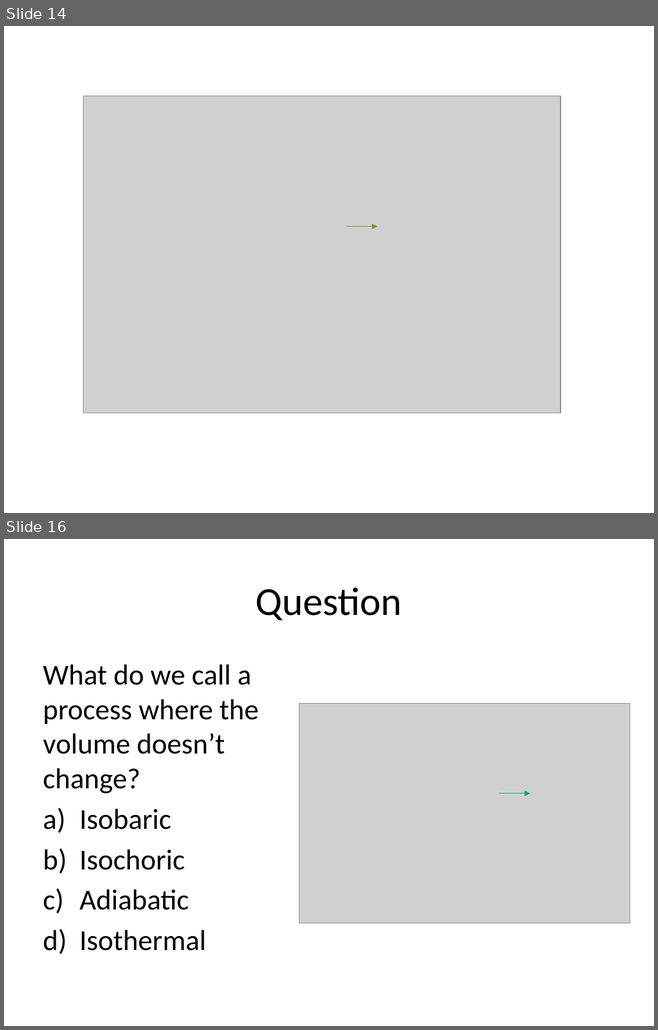
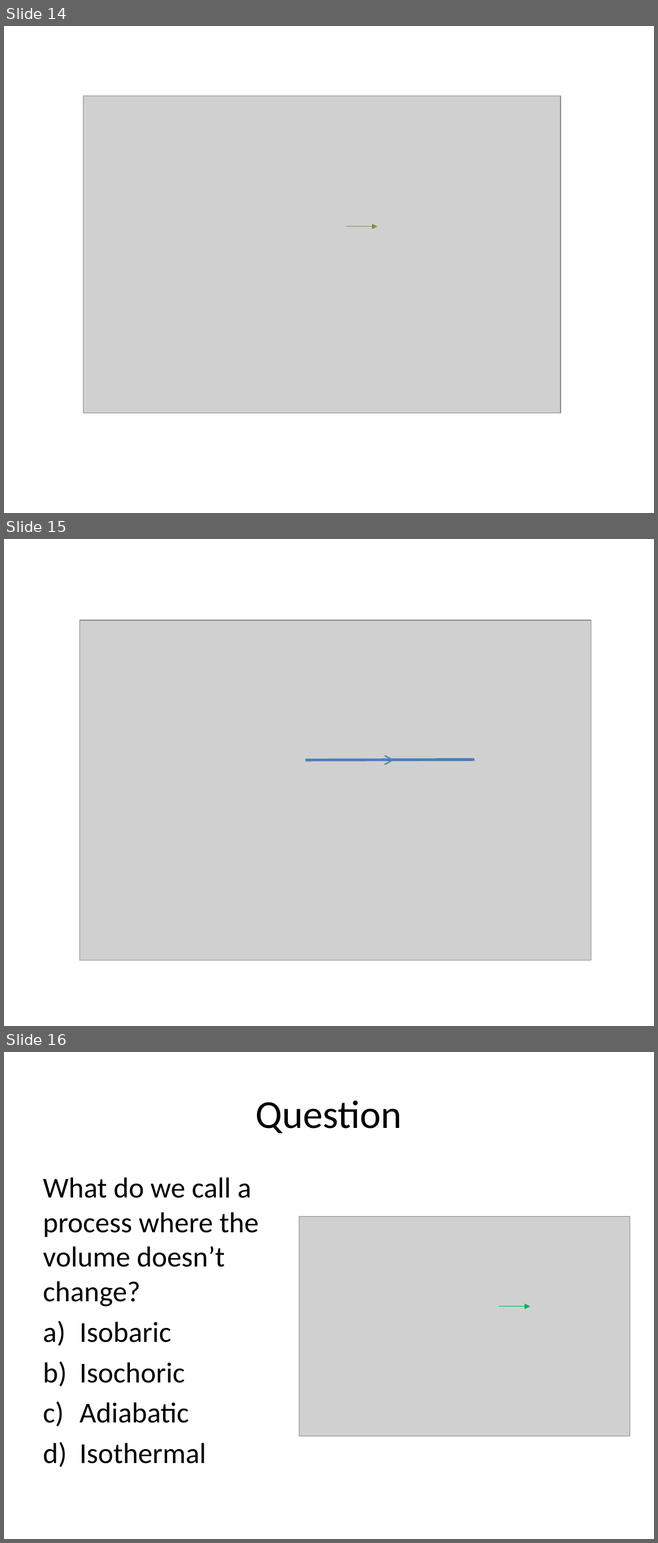
Before and after one commit to rtlines/Introductory-Physics-II, a slide deck: Lecture_Slides/PH 123 Lecture 35.pptx. Shown one above the other, each under a label of ours: slides 14 and 16 before the commit, slides 14, 15 and 16 after it; the slides between them are not shown. The pictures are 658x1030 and 658x1543 pixels, drawn with LibreOffice and Linux fonts; fonts in the diff are those of the drawing; grey boxes stand for pictures. Boxes give left, top, right and bottom in pixels: in the first picture for what was removed or moved away, otherwise in the second. Text is boxed around its words. In the diff, an @@ line names an element or a change of style, - is before the commit and + after.

```diff
--- a/Lecture_Slides/PH 123 Lecture 35.pptx
+++ b/Lecture_Slides/PH 123 Lecture 35.pptx
@@ slide 15 added at (4,539,654,1026), background #FFFFFF @@
@@ picture added at (79,620,590,961) @@
@@ line added from (306, 760) to (474, 760), #4B7EBC 0.75 pt @@
@@ line added from (306, 760) to (474, 760), #4B7EBC 3 pt @@
@@ arrow added from (362, 760) to (394, 760), #4F81BD 1.5 pt @@
```
Also in this commit, not shown: 2 slides changed, 1 slide removed, 7 other files.
